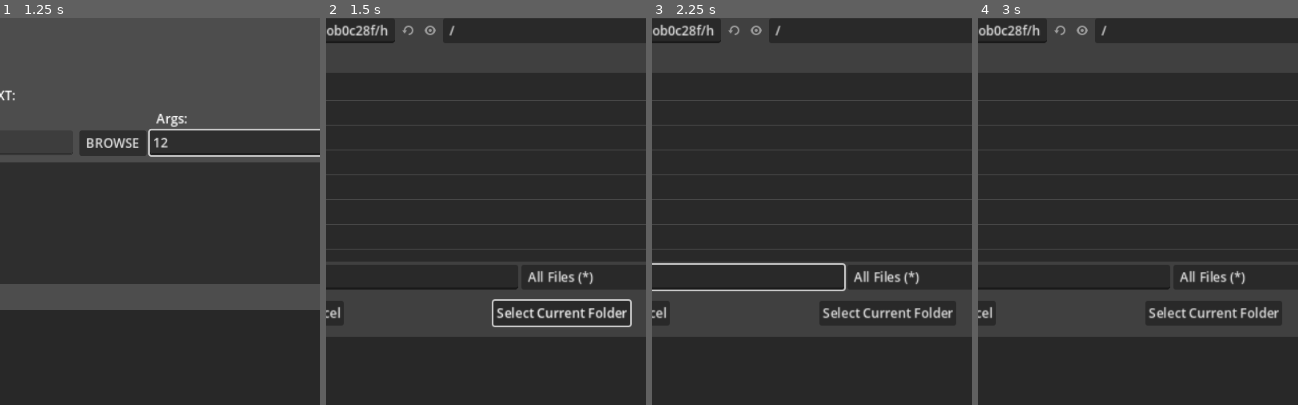
Above: before the commit, frames 1-4 (left to right).
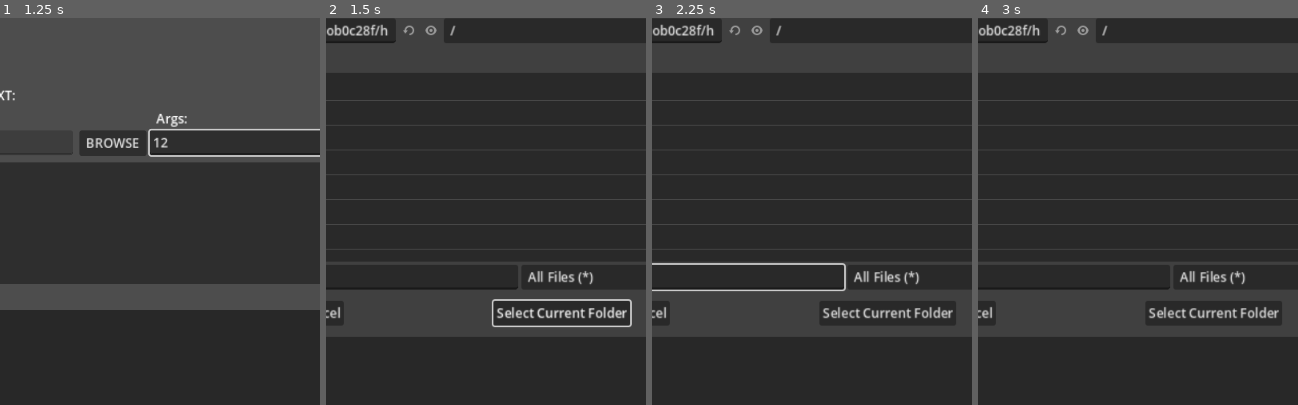
Above: after the commit, the same moments.

Repository: HephepTeam/HephepBuilder
Game: Godot game, scene res://scenes/hephep_builder.tscn
The game is run twice, just before and just after one commit, with the same random seed, the same clock (stepped at 60 frames per second) and the same inputs.
Inputs (mouse positions are % of the whole screen's width and height, from its top left):
- Up to frame 1 (1.25 s): click (70, 48) at 0.52 s; type "12" at 0.6 s
- Up to frame 2 (1.5 s): click "BROWSE" at 1.25 s
- Up to frame 3 (2.25 s): click (32, 65) at 2.02 s; type "12" at 2.1 s
- Up to frame 4 (3 s): click (6, 33) at 2.75 s
The pictures show only the part of the screen within x 29-79%, y 32-82%; the shares and areas given below are measured in that part.

Frame 1 is identical in both runs. In frame 2, less than 0.1% of the frame differs, in the area x 21-41%, y 2-6%; in frame 3, less than 0.1%; in frame 4, less than 0.1%.

Commit message:
- cleaned up a line of code - removed an old label unused - disabled the possibilty to edit manually the path of the project or the godot executable

Diff:
--- a/HephepBuilder/scenes/hephep_builder.gd
+++ b/HephepBuilder/scenes/hephep_builder.gd
@@ -1,4 +1,5 @@
 extends Control
+
 
 var empty_project_export_cfg = {
 	"name" : "",
@@ -37,9 +38,7 @@
 var game_preset_list = []
 
 
-
-var building = false
-var pid_list = []
+var building : bool = false
 var modifications_to_be_saved = false
 
 var temp_export_presets_list = {}
--- a/HephepBuilder/scenes/hephep_builder.tscn
+++ b/HephepBuilder/scenes/hephep_builder.tscn
@@ -55,6 +55,7 @@
 offset_right = 672.0
 offset_bottom = 72.0
 placeholder_text = "the path for the project you want to build"
+editable = false
 
 [node name="ProjectBrowseButton" type="Button" parent="ProjectSettings"]
 custom_minimum_size = Vector2(0, 32)
@@ -87,6 +88,7 @@
 offset_right = 672.0
 offset_bottom = 66.0
 placeholder_text = "the path for the Godot version you want to build with"
+editable = false
 
 [node name="GodotBrowseButton" type="Button" parent="GodotSettings"]
 custom_minimum_size = Vector2(0, 32)
@@ -305,15 +307,6 @@
 offset_bottom = 80.0
 disabled = true
 text = "DEL"
-
-[node name="ltd" type="Label" parent="."]
-visible = false
-layout_mode = 0
-offset_left = 27.0
-offset_top = 560.0
-offset_right = 465.0
-offset_bottom = 581.0
-text = "HEPEP TEAM ALL RIGHTS RESERVED LTD INC"
 
 [node name="console" type="TextEdit" parent="."]
 layout_mode = 0
